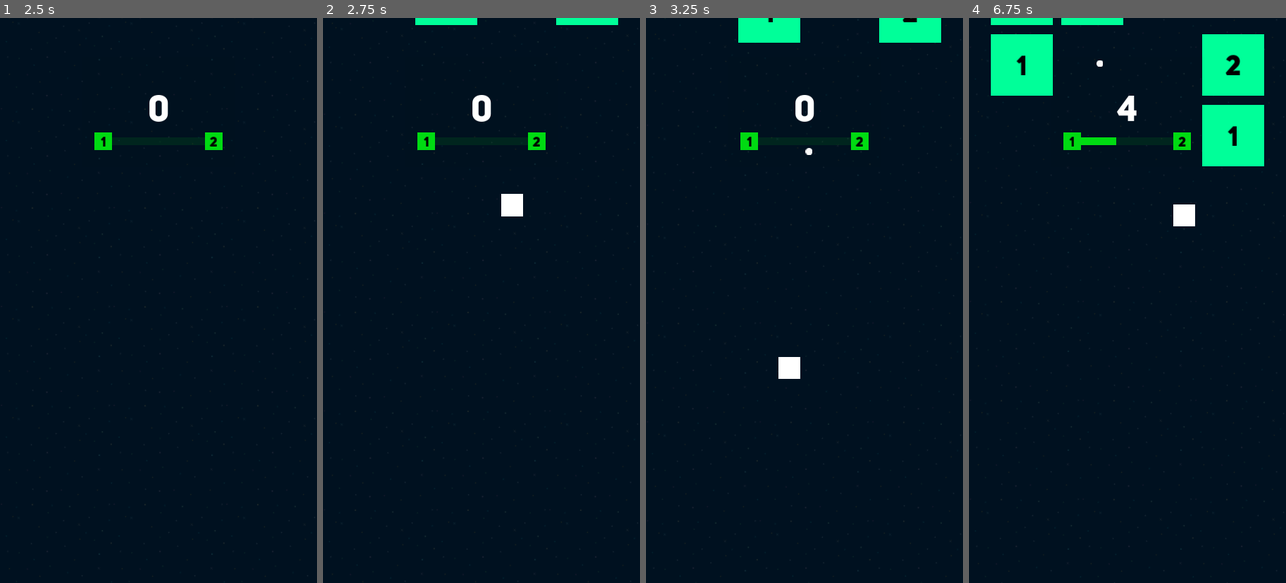
Above: before the commit, frames 1-4 (left to right).
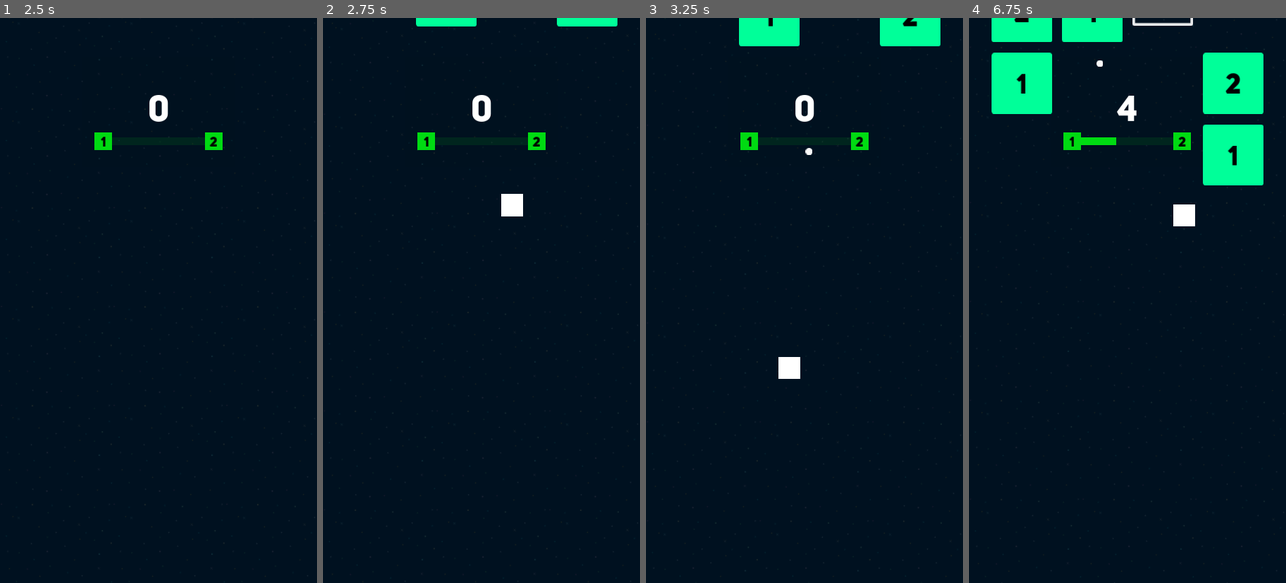
Above: after the commit, the same moments.

Repository: Ragehive/rogue-blocks
Game: Godot game, scene res://Scenes/splashscreen/SplashScreen.tscn
Two runs of this game, one before a commit and one after it. Both use one fixed random seed, a clock stepped at 60 frames per second and the inputs below.
Inputs (mouse positions are in pixels of both pictures, inside the frame that each line leads up to):
- Up to frame 1 (2.5 s): move the mouse to (228, 272) at 0.52 s; press the mouse at (228, 272) at 0.53 s; tap Enter at 1.25 s; move the mouse to (95, 328) at 1.27 s; release the mouse at (95, 328) at 1.28 s; click (95, 328) at 1.35 s; tap Space at 2 s; move the mouse to (190, 176) at 2.02 s; press the mouse at (190, 176) at 2.03 s
- Up to frame 2 (2.75 s): no input
- Up to frame 3 (3.25 s): move the mouse to (788, 413) at 2.77 s; release the mouse at (788, 413) at 2.78 s; click (788, 413) at 2.85 s
- Up to frame 4 (6.75 s): move the mouse to (1222, 385) at 3.52 s; press the mouse at (1222, 385) at 3.53 s; move the mouse to (1032, 215) at 4.27 s; release the mouse at (1032, 215) at 4.28 s; click (1032, 215) at 4.35 s; move the mouse to (1143, 300) at 5.02 s; press the mouse at (1143, 300) at 5.03 s; move the mouse to (1079, 159) at 5.77 s; release the mouse at (1079, 159) at 5.78 s; click (1079, 159) at 5.85 s; move the mouse to (1197, 272) at 6.52 s; press the mouse at (1197, 272) at 6.53 s

Frame 1 is identical in both runs. In frame 2, 0.1% of the frame differs, in the area x 29-94%, y 0-2%; in frame 3, 0.3%; in frame 4, 4.6%, in the area x 6-94%, y 0-30%.

Commit message:
added block particles

Diff:
--- a/Scenes/Components/bullet/Bullet.gd
+++ b/Scenes/Components/bullet/Bullet.gd
@@ -9,7 +9,7 @@
 }
 
 #NODES
-onready var hit_particle_scene = preload("res://Scenes/Components/HitParticle/HitParticle.tscn")
+onready var hit_particle_scene = preload("res://Scenes/Components/particles/HitParticle/HitParticle.tscn")
 
 func _ready():
 	randomize()
--- /dev/null
+++ b/Scenes/Components/particles/BlockParticle/BlockParticle.tscn
@@ -0,0 +1,84 @@
+[gd_scene load_steps=4 format=2]
+
+[ext_resource path="res://Assets/Images/block-outline.png" type="Texture" id=1]
+
+[sub_resource type="Animation" id=1]
+resource_name = "New Anim"
+length = 0.6
+tracks/0/type = "value"
+tracks/0/path = NodePath(".:scale")
+tracks/0/interp = 1
+tracks/0/loop_wrap = true
+tracks/0/imported = false
+tracks/0/enabled = true
+tracks/0/keys = {
+"times": PoolRealArray( 0, 0.4 ),
+"transitions": PoolRealArray( 0.5, 2 ),
+"update": 0,
+"values": [ Vector2( 0.7, 0.7 ), Vector2( 1, 1 ) ]
+}
+tracks/1/type = "value"
+tracks/1/path = NodePath(".:modulate")
+tracks/1/interp = 1
+tracks/1/loop_wrap = true
+tracks/1/imported = false
+tracks/1/enabled = true
+tracks/1/keys = {
+"times": PoolRealArray( 0, 0.4, 0.6 ),
+"transitions": PoolRealArray( 1, 1, 1 ),
+"update": 0,
+"values": [ Color( 1, 1, 1, 1 ), Color( 1, 1, 1, 1 ), Color( 1, 1, 1, 0 ) ]
+}
+tracks/2/type = "method"
+tracks/2/path = NodePath(".")
+tracks/2/interp = 1
+tracks/2/loop_wrap = true
+tracks/2/imported = false
+tracks/2/enabled = true
+tracks/2/keys = {
+"times": PoolRealArray( 0.6 ),
+"transitions": PoolRealArray( 1 ),
+"values": [ {
+"args": [  ],
+"method": "queue_free"
+} ]
+}
+
+[sub_resource type="Animation" id=2]
+length = 0.001
+tracks/0/type = "value"
+tracks/0/path = NodePath(".:scale")
+tracks/0/interp = 1
+tracks/0/loop_wrap = true
+tracks/0/imported = false
+tracks/0/enabled = true
+tracks/0/keys = {
+"times": PoolRealArray( 0 ),
+"transitions": PoolRealArray( 1 ),
+"update": 0,
+"values": [ Vector2( 0.7, 0.7 ) ]
+}
+tracks/1/type = "value"
+tracks/1/path = NodePath(".:modulate")
+tracks/1/interp = 1
+tracks/1/loop_wrap = true
+tracks/1/imported = false
+tracks/1/enabled = true
+tracks/1/keys = {
+"times": PoolRealArray( 0 ),
+"transitions": PoolRealArray( 1 ),
+"update": 0,
+"values": [ Color( 1, 1, 1, 1 ) ]
+}
+
+[node name="BlockParticle" type="Node2D"]
+scale = Vector2( 0.7, 0.7 )
+
+[node name="Sprite" type="Sprite" parent="."]
+scale = Vector2( 0.7, 0.7 )
+texture = ExtResource( 1 )
+
+[node name="AnimationPlayer" type="AnimationPlayer" parent="."]
+autoplay = "New Anim"
+"anims/New Anim" = SubResource( 1 )
+anims/RESET = SubResource( 2 )
--- a/Scenes/Components/HitParticle/HitParticle.tscn
+++ b/Scenes/Components/particles/HitParticle/HitParticle.tscn
@@ -1,7 +1,7 @@
 [gd_scene load_steps=3 format=2]
 
 [ext_resource path="res://Assets/Images/circle.png" type="Texture" id=1]
-[ext_resource path="res://Scenes/Components/HitParticle/HitParticle.gd" type="Script" id=2]
+[ext_resource path="res://Scenes/Components/particles/HitParticle/HitParticle.gd" type="Script" id=2]
 
 [node name="HitParticle" type="CPUParticles2D"]
 emitting = false
--- a/Scenes/block/Block.gd
+++ b/Scenes/block/Block.gd
@@ -3,7 +3,7 @@
 #VARIABLES
 var health = 2
 var max_health = 2
-var speed = 80
+var speed = 90
 
 #SHAKE
 var trauma = 0.1  # Current shake strength.
@@ -14,7 +14,8 @@
 #NODES
 onready var body = $Body
 onready var label = $Body/Label
-onready var label_particle_scene = preload("res://Scenes/Components/LabelParticle/LabelParticle.tscn")
+onready var block_particle_scene = preload("res://Scenes/Components/particles/BlockParticle/BlockParticle.tscn")
+
 
 func _ready():
 	start()
@@ -45,11 +46,18 @@
 	label.text = str(health)
 	pass
 
-func add_label_particle(damage):
-	var object = label_particle_scene.instance()
-	object.global_position = global_position + Vector2(70,-50)
-	object.get_node("Body/Label").text = "-" + str(damage)
-	get_parent().add_child(object)
+#func add_label_particle(damage):
+#	var object = label_particle_scene.instance()
+#	object.global_position = global_position + Vector2(70,-50)
+#	object.get_node("Body/Label").text = "-" + str(damage)
+#	get_parent().add_child(object)
+#	pass
+
+func add_block_particle():
+	var scene = block_particle_scene.instance()
+	scene.global_position = global_position
+	get_parent().add_child(scene)
+
 	pass
 
 func shake(delta):
@@ -69,6 +77,7 @@
 	add_trauma(0.8)
 
 	if health <= 0:
+		add_block_particle()
 		queue_free()
 		Global.score += max_health
 		check_level_up()
--- a/Scenes/block/Block.tscn
+++ b/Scenes/block/Block.tscn
@@ -1,7 +1,9 @@
-[gd_scene load_steps=5 format=2]
+[gd_scene load_steps=7 format=2]
 
 [ext_resource path="res://Scenes/block/Block.gd" type="Script" id=1]
 [ext_resource path="res://Assets/Fonts/Uni Sans Heavy.otf" type="DynamicFontData" id=2]
+[ext_resource path="res://Assets/Images/block-outline.png" type="Texture" id=3]
+[ext_resource path="res://Assets/Images/block.png" type="Texture" id=4]
 
 [sub_resource type="DynamicFont" id=2]
 size = 64
@@ -19,16 +21,10 @@
 
 [node name="Body" type="Node2D" parent="."]
 
-[node name="ColorRect" type="ColorRect" parent="Body"]
-anchor_left = 0.5
-anchor_top = 0.5
-anchor_right = 0.5
-anchor_bottom = 0.5
-margin_left = -70.0
-margin_top = -70.0
-margin_right = 70.0
-margin_bottom = 70.0
-color = Color( 0, 1, 0.6, 1 )
+[node name="Fill" type="Sprite" parent="Body"]
+modulate = Color( 0, 1, 0.6, 1 )
+scale = Vector2( 0.7, 0.7 )
+texture = ExtResource( 4 )
 
 [node name="Label" type="Label" parent="Body"]
 anchor_left = 0.5
@@ -45,5 +41,10 @@
 align = 1
 valign = 1
 
+[node name="Outline" type="Sprite" parent="Body"]
+visible = false
+scale = Vector2( 0.75, 0.75 )
+texture = ExtResource( 3 )
+
 [node name="CollisionShape2D" type="CollisionShape2D" parent="."]
 shape = SubResource( 1 )
--- a/Scenes/spawner/block/BlockSpawner.tscn
+++ b/Scenes/spawner/block/BlockSpawner.tscn
@@ -16,13 +16,13 @@
 [node name="pos4" type="Position2D" parent="positions"]
 
 [node name="SpawnTimer" type="Timer" parent="."]
-wait_time = 2.0
+wait_time = 1.8
 
 [node name="DifficulyTimer" type="Timer" parent="."]
 wait_time = 30.0
 
 [node name="BlockSpeedTimer" type="Timer" parent="."]
-wait_time = 120.0
+wait_time = 60.0
 
 [connection signal="timeout" from="SpawnTimer" to="." method="_on_SpawnTimer_timeout"]
 [connection signal="timeout" from="DifficulyTimer" to="." method="_on_DifficulyTimer_timeout"]
--- a/Scripts/Global.gd
+++ b/Scripts/Global.gd
@@ -4,7 +4,7 @@
 const FILEPATH = "user://GAMEDATA.save"
 var score = 0
 var next_score = 10
-var next_score_multiplier = 1.25
+var next_score_multiplier = 1.5
 var highscore = 0
 var level = 1
 var next_level = 2
Binary file added: Assets/Images/block-outline.png
Not shown, added: Assets/Images/block-outline.png.import
Binary file added: Assets/Images/block.png
Not shown, added: Assets/Images/block.png.import
Renamed: Scenes/Components/HitParticle/HitParticle.gd -> Scenes/Components/particles/HitParticle/HitParticle.gd
Renamed: Scenes/Components/LabelParticle/LabelParticle.tscn -> Scenes/Components/particles/LabelParticle/LabelParticle.tscn
